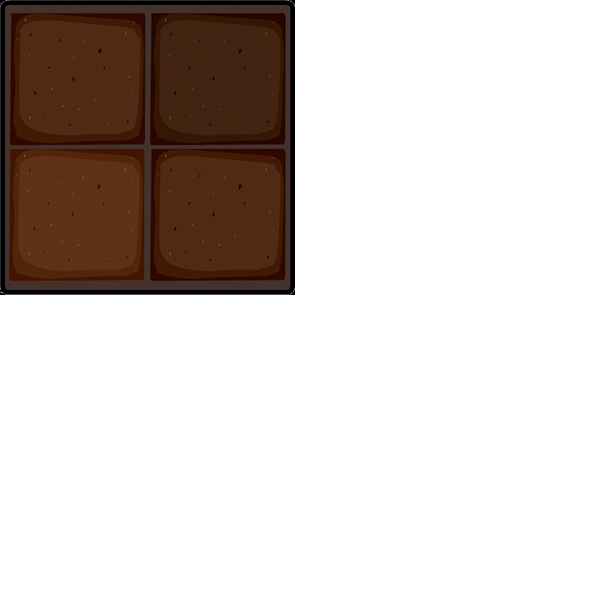
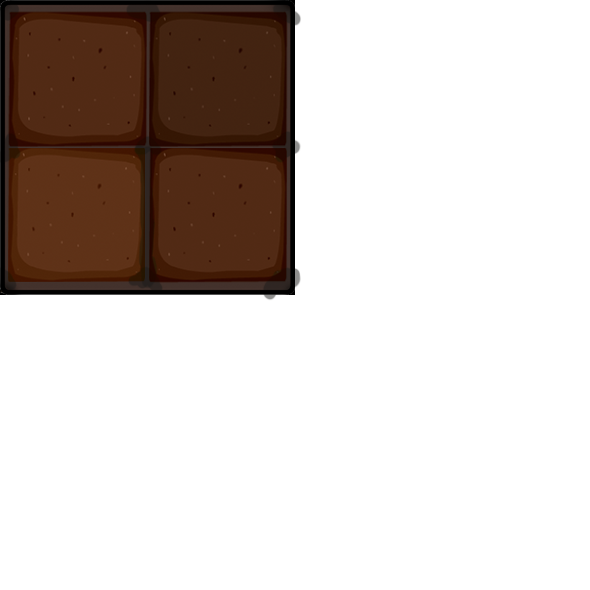
Layered file, before and after one edit (590x590). Changes by layer:
painted on "Dark_Stone_Tile" over [0, 0, 301, 301]
removed layer "Retângulo 1" over [0, 0, 295, 295]
